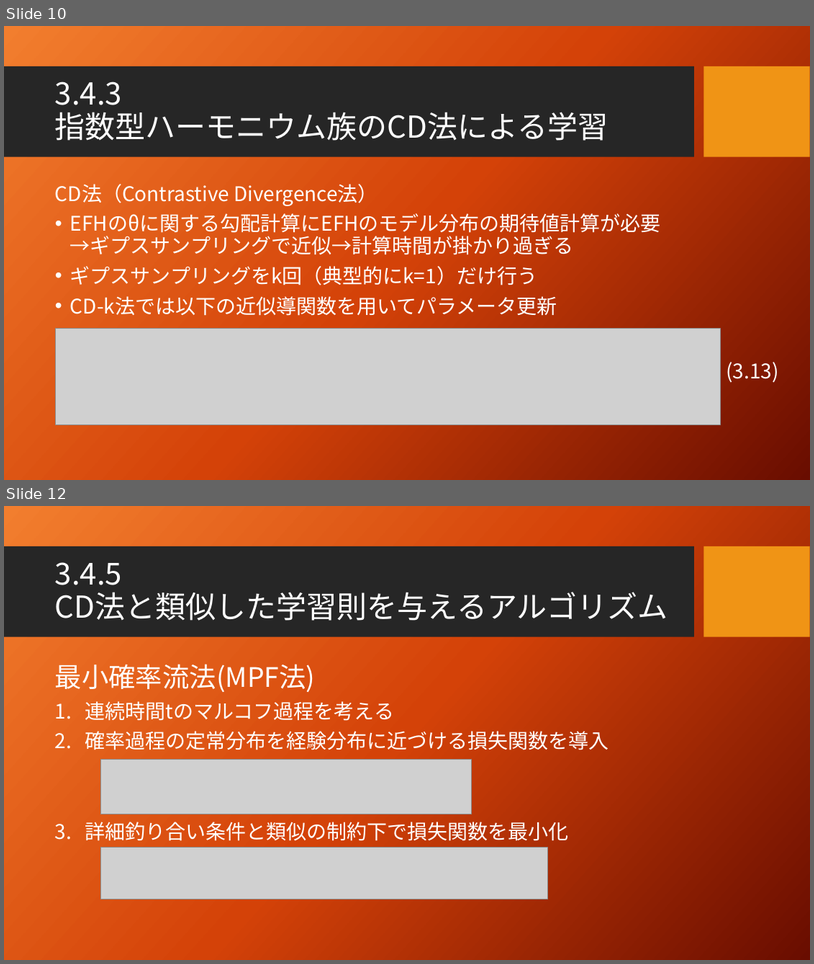
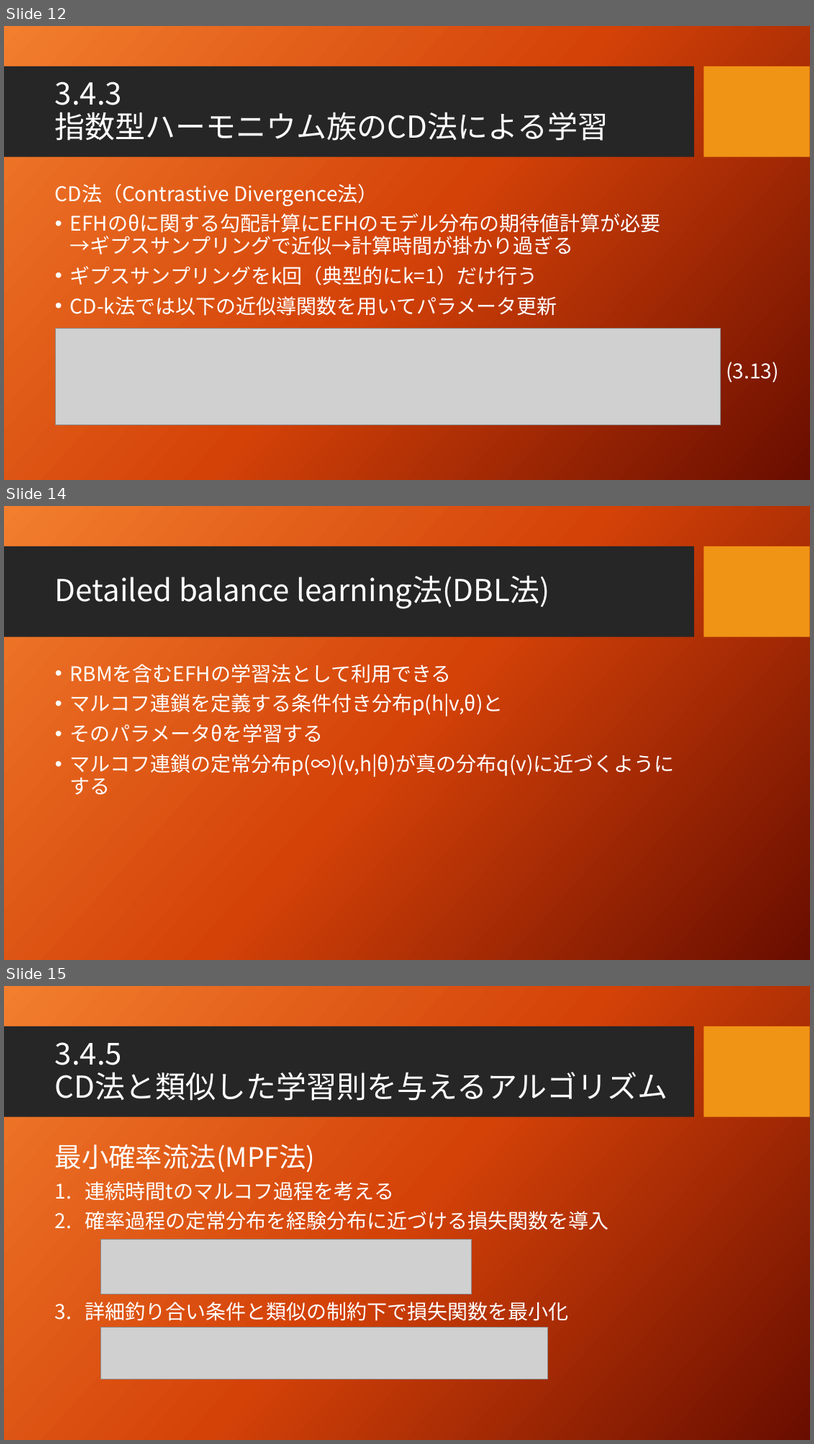
Before and after one commit to seigenji/deep_learning, a slide deck: deep_learning3.4.pptx. Shown one above the other, each under a label of ours: slides 10 and 12 before the commit, slides 12, 14 and 15 after it; the slides between them are not shown. The pictures are 814x964 and 814x1444 pixels, drawn with LibreOffice and Linux fonts; fonts in the diff are those of the drawing; grey boxes stand for pictures; background and template pictures are left out. Boxes give left, top, right and bottom in pixels: in the first picture for what was removed or moved away, otherwise in the second. Text is boxed around its words. In the diff, an @@ line names an element or a change of style, - is before the commit and + after.

```diff
--- a/deep_learning3.4.pptx
+++ b/deep_learning3.4.pptx
@@ slide 14 added at [4, 506, 810, 960], background picture (left out); not listed: 2 template elements that a slide beside it also shows @@
@@ title added at [55, 575, 550, 609], 36 pt, text #FFFFFF @@
+Detailed balance learning法(DBL法)
@@ text added at [70, 664, 675, 795], 24 pt, text #FFFFFF @@
+• RBMを含むEFHの学習法として利用できる
+• マルコフ連鎖を定義する条件付き分布p(h|v,θ)と
+• そのパラメータθを学習する
+• マルコフ連鎖の定常分布p(∞)(v,h|θ)が真の分布q(v)に近づくようにする
@@ what was slide 10 is now slide 12 @@
@@ what was slide 12 is now slide 15 @@
```
Also in this commit, not shown: 3 slides changed, 2 other slides added, 1 other file.
